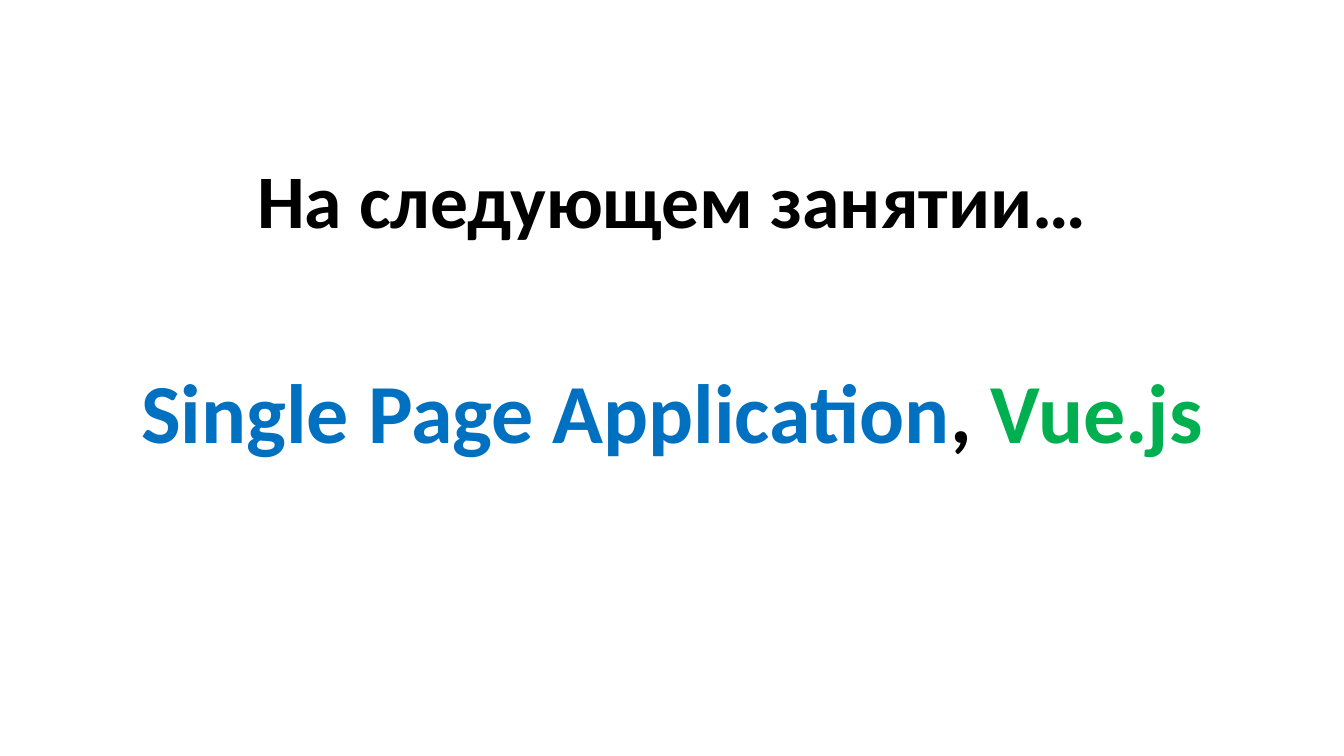
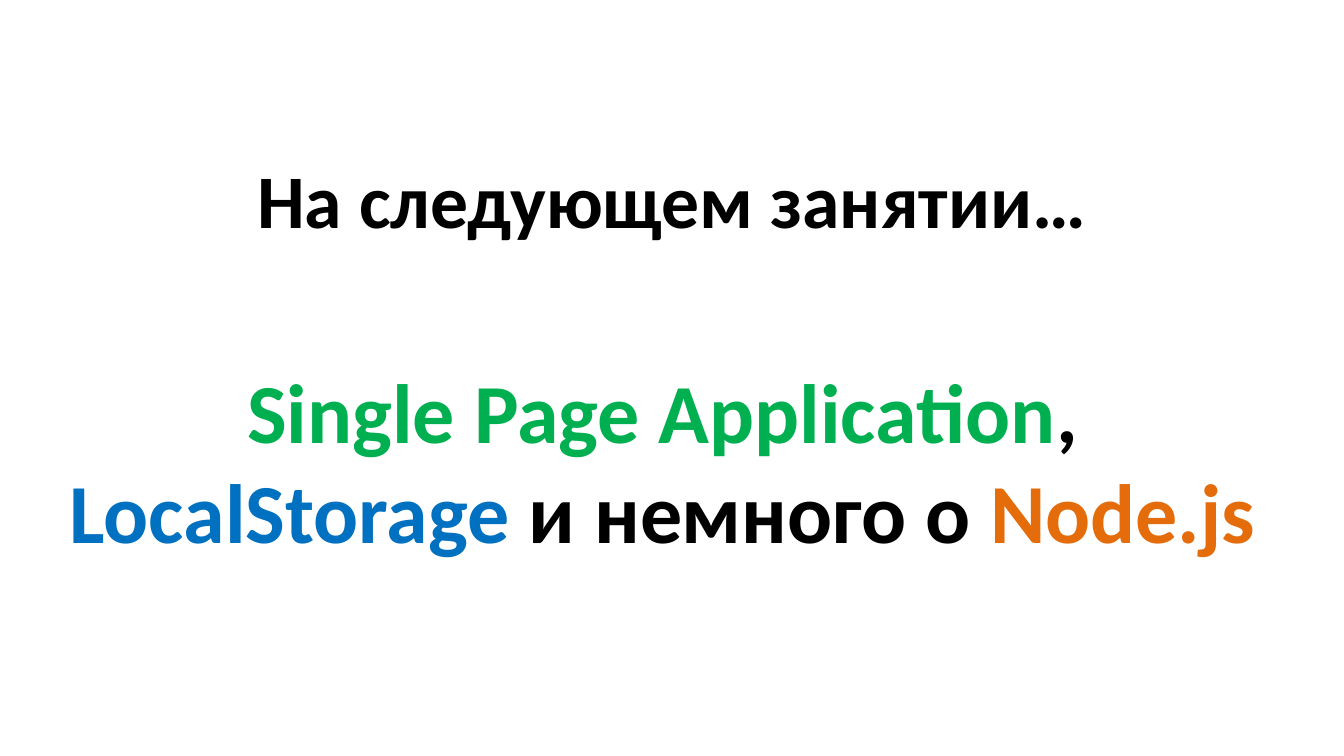
Before and after one commit to js-13-ort-dnipro/lesson06, a slide deck: slide 17 of lesson06.pptx. Drawn at 1344x756 pixels with LibreOffice and Linux fonts; fonts in the diff are those of the drawing. Boxes give left, top, right and bottom in pixels: in the first picture for what was removed or moved away, otherwise in the second. Text is boxed around its words. In the diff, an @@ line names an element or a change of style, - is before the commit and + after.

```diff
--- a/lesson06.pptx
+++ b/lesson06.pptx
@@ text at <box>70,384,1255,558</box>: text changed; text colour #0070C0 to #00B050 @@
-Single Page Application, Vue.js
+Single Page Application,
+LocalStorage и немного о Node.js
```
Also in this commit, not shown: 1 other file.
